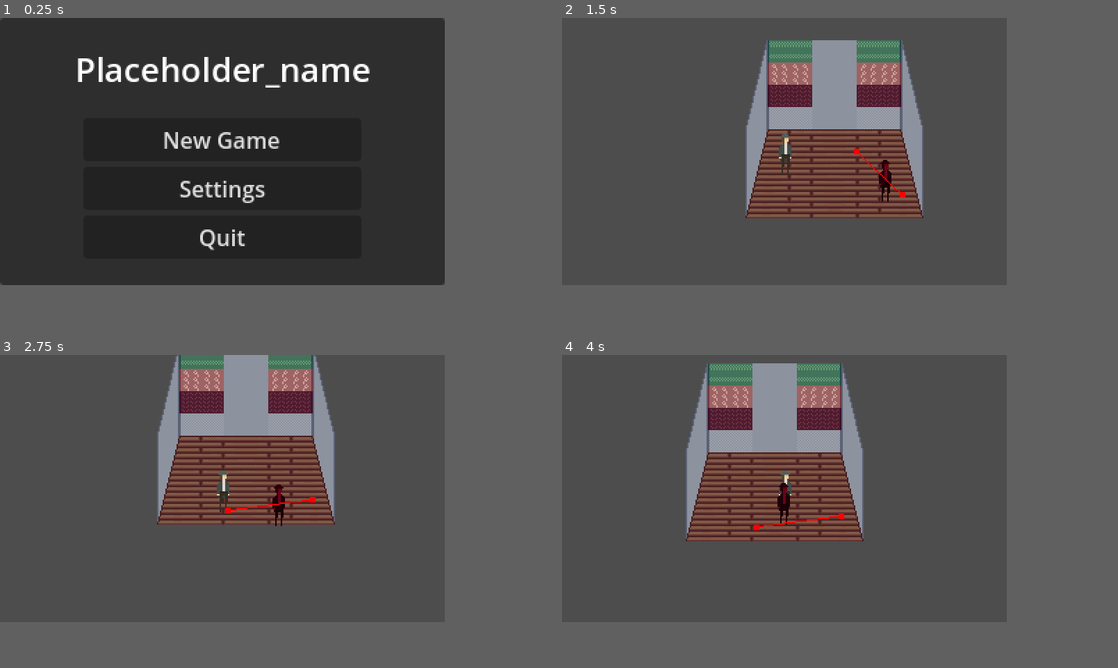
Above: before the commit, frames 1-4 (two rows, left to right).
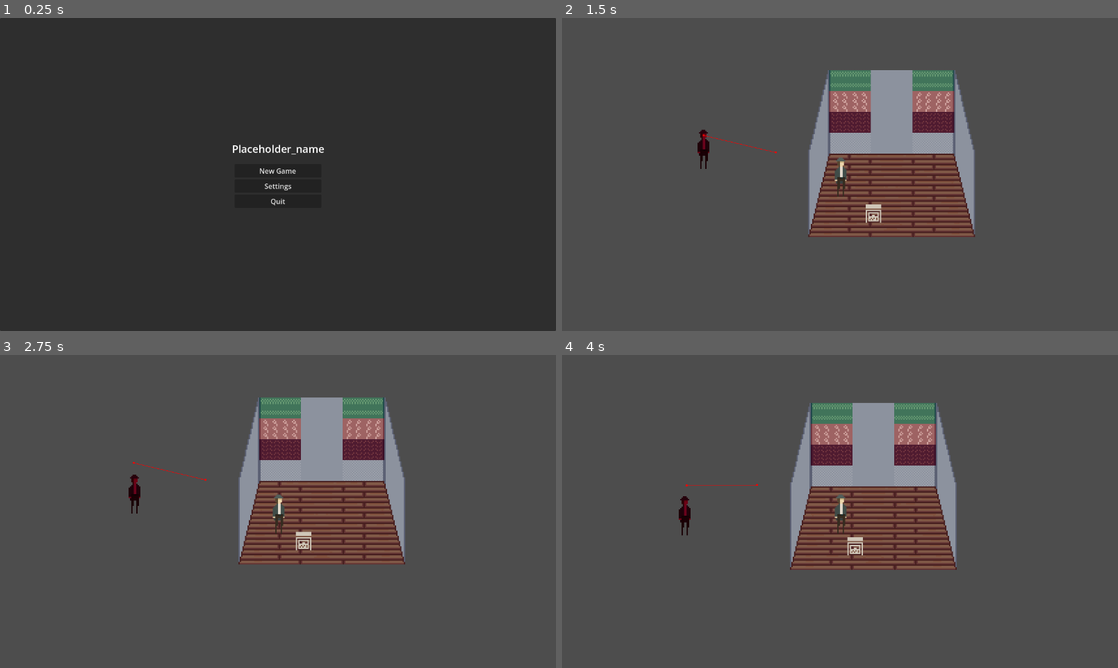
Above: after the commit, the same moments.

Repository: xleepy/ldjam57
Game: Godot game, scene res://scenes/main.tscn
Same seed, same stepped clock (60 frames per second), same inputs: the game is played once before the commit and once after it.
Inputs:
- Up to frame 1 (0.25 s): no input
- Up to frame 2 (1.5 s): click "New Game" at 0.5 s; tap Enter at 1.25 s; hold D (move_right) from 1.28 s (still down)
- Up to frame 3 (2.75 s): release D (move_right) at 2.03 s; hold S (move_down) from 2.03 s (still down)
- Up to frame 4 (4 s): release S (move_down) at 2.78 s; hold D (move_right) 2.78-3.53 s; hold W (move_up) from 3.53 s (still down)
The window is 640x384 before the commit and 800x450 after it. Grey fills any space a smaller window leaves; there, only what the larger window draws over its background counts as a difference.

The runs differ from the first frame. In frame 1, 3.1% of the frame differs, in the area x 0-80%, y 0-86%; in frame 2, 21%; in frame 3, 23%; in frame 4, 26%, in the area x 21-71%, y 2-69%.

Commit message:
WIP: screen scale

Diff:
--- a/project.godot
+++ b/project.godot
@@ -21,8 +21,8 @@
 
 [display]
 
-window/size/viewport_width=320
-window/size/viewport_height=192
+window/size/viewport_width=1280
+window/size/viewport_height=720
 window/size/window_width_override=1920
 window/size/window_height_override=1080
 window/stretch/mode="viewport"
--- a/scenes/level1.tscn
+++ b/scenes/level1.tscn
@@ -1,6 +1,7 @@
-[gd_scene load_steps=18 format=4 uid="uid://e0m4wnojf64o"]
+[gd_scene load_steps=20 format=4 uid="uid://e0m4wnojf64o"]
 
 [ext_resource type="Texture2D" uid="uid://boeiigl4tafmq" path="res://assets/Room-1_2.png" id="1_ejswk"]
+[ext_resource type="Texture2D" uid="uid://dp8vpydyps1mh" path="res://assets/Spritesheet.png" id="1_wwpf4"]
 [ext_resource type="Script" uid="uid://dtth37rc2wtgu" path="res://scripts/player.gd" id="2_m7ahb"]
 [ext_resource type="Script" uid="uid://bc2q6rfb0e4df" path="res://scripts/level_ui.gd" id="3_dwgg1"]
 [ext_resource type="Texture2D" uid="uid://d3xjpwswgkqpo" path="res://assets/Detective.png" id="3_ru4tf"]
@@ -209,6 +210,9 @@
 physics_layer_0/collision_layer = 1
 sources/0 = SubResource("TileSetAtlasSource_6sh32")
 
+[sub_resource type="RectangleShape2D" id="RectangleShape2D_conm7"]
+size = Vector2(18, 18)
+
 [sub_resource type="RectangleShape2D" id="RectangleShape2D_dwgg1"]
 size = Vector2(15, 5.5)
 
@@ -233,6 +237,7 @@
 outlines = Array[PackedVector2Array]([PackedVector2Array(62, 64, 111, 65, 128, 127, 0, 128, 15, 64)])
 
 [node name="Level1" type="Node2D"]
+scale = Vector2(3, 3)
 
 [node name="Floor" type="TileMapLayer" parent="."]
 tile_map_data = PackedByteArray("AAABAAQAAAABAAQAAAACAAQAAAACAAQAAAADAAQAAAADAAQAAAAEAAQAAAAEAAQAAAAFAAQAAAAFAAQAAAAGAA …(304 unchanged characters)…
@@ -241,6 +246,18 @@
 [node name="Wall" type="TileMapLayer" parent="." groups=["Wall"]]
 tile_map_data = PackedByteArray("AAAAAAAAAAAAAAAAAAABAAAAAAABAAAAAAACAAAAAAACAAAAAAADAAAAAAADAAIAAAAEAAAAAAADAAIAAAAFAA …(560 unchanged characters)…
 tile_set = SubResource("TileSet_ejswk")
+
+[node name="Node2D" type="Area2D" parent="."]
+position = Vector2(50, 110)
+
+[node name="Sprite2D" type="Sprite2D" parent="Node2D"]
+texture = ExtResource("1_wwpf4")
+region_enabled = true
+region_rect = Rect2(138, 239, 12, 14)
+
+[node name="CollisionShape2D" type="CollisionShape2D" parent="Node2D" groups=["Wall"]]
+position = Vector2(0, -1)
+shape = SubResource("RectangleShape2D_conm7")
 
 [node name="Player" type="CharacterBody2D" parent="."]
 position = Vector2(20, 90)
@@ -266,7 +283,7 @@
 
 [node name="Enemy" type="CharacterBody2D" parent="."]
 modulate = Color(0.470191, 0.0159284, 0.132899, 1)
-position = Vector2(80, 80)
+position = Vector2(-80, 50)
 script = ExtResource("4_6sh32")
 
 [node name="Sprite2D" type="Sprite2D" parent="Enemy"]
@@ -338,9 +355,11 @@
 [node name="Settings" parent="UI" instance=ExtResource("4_dwgg1")]
 
 [node name="NavigationRegion2D" type="NavigationRegion2D" parent="."]
+position = Vector2(-140, -54)
 navigation_polygon = SubResource("NavigationPolygon_bbk5w")
 
 [connection signal="body_entered" from="Player/BodyArea" to="Player" method="_on_body_area_body_entered"]
+[connection signal="body_exited" from="Player/BodyArea" to="Player" method="_on_body_area_body_exited"]
 [connection signal="navigation_finished" from="Enemy/NavigationAgent2D" to="Enemy" method="_on_navigation_agent_2d_navigation_finished"]
 [connection signal="velocity_computed" from="Enemy/NavigationAgent2D" to="Enemy" method="_on_navigation_agent_2d_velocity_computed"]
 [connection signal="body_entered" from="Enemy/Area2D" to="Enemy" method="_on_area_2d_body_entered"]
--- a/scripts/player.gd
+++ b/scripts/player.gd
@@ -62,3 +62,7 @@
 
 func _on_body_area_body_entered(body: Node2D) -> void:
 	print('entered node: ', body)
+
+
+func _on_body_area_body_exited(body: Node2D) -> void:
+	pass # Replace with function body.
Binary file added: assets/Spritesheet.png
Not shown, added: assets/Spritesheet.png.import
